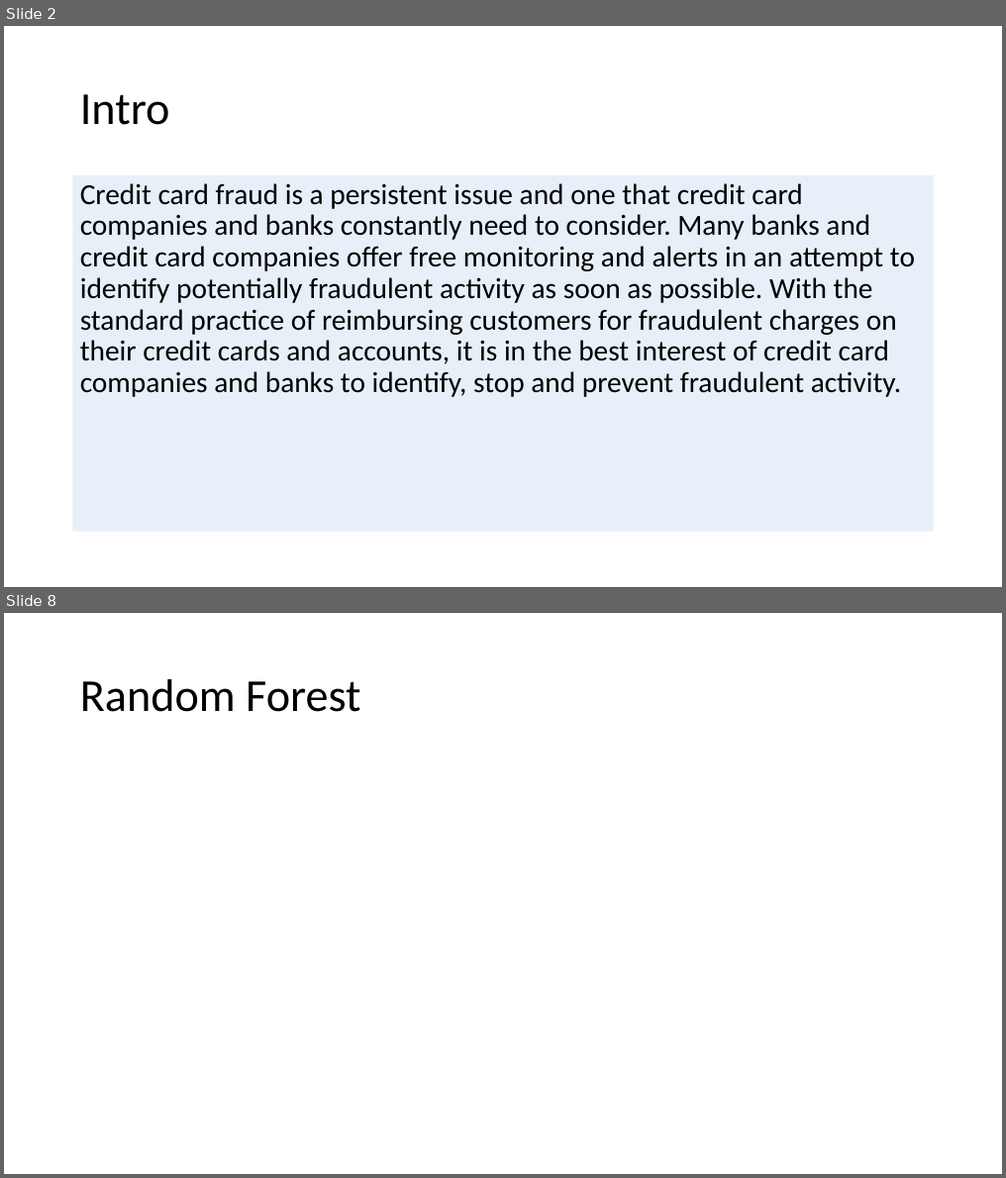
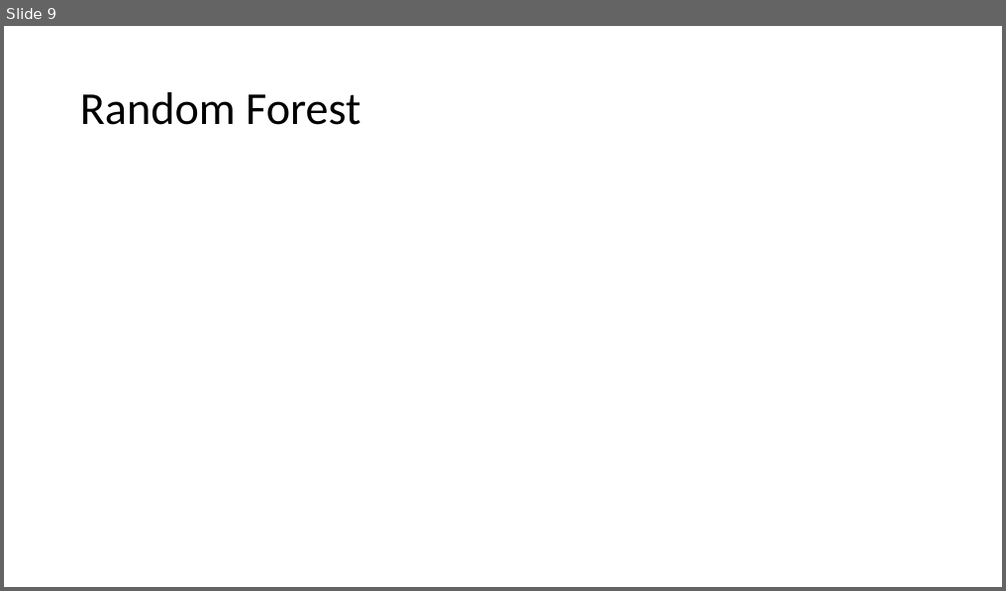
Before and after one commit to allidoiswen/GhostMode, a slide deck: Credit_Card_Fraud_Presentation.pptx. Shown one above the other, each under a label of ours: slides 2 and 8 before the commit, slide 9 after it; the slides between them are not shown. The pictures are 1006x1178 and 1006x591 pixels, drawn with LibreOffice and Linux fonts; fonts in the diff are those of the drawing; background and template pictures are left out. Boxes give left, top, right and bottom in pixels: in the first picture for what was removed or moved away, otherwise in the second. Text is boxed around its words. In the diff, an @@ line names an element or a change of style, - is before the commit and + after.

```diff
--- a/Credit_Card_Fraud_Presentation.pptx
+++ b/Credit_Card_Fraud_Presentation.pptx
@@ slide 2 removed at [4, 26, 1002, 587], background picture (left out) @@
@@ title removed at [80, 94, 170, 125] @@
-Intro
@@ text removed at [73, 175, 934, 532] @@
-Credit card fraud is a persistent issue and one that credit card companies and banks constantly need to consider. Many banks and credit card companies offer free monitoring and alerts in an attempt to identify potentially fraudulent activity as soon as possible. With the standard practice of reimbursing customers for fraudulent charges on their credit cards and accounts, it is in the best interest of credit card companies and banks to identify, stop and prevent fraudulent activity.
@@ what was slide 8 is now slide 9 @@
```
Also in this commit, not shown: 5 slides changed, 6 slides added, 9 other slides removed.
